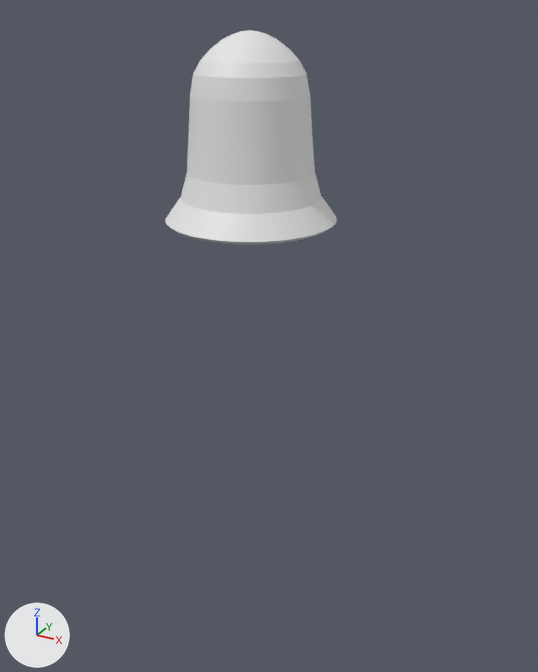
The Blender file Assets/Models/bellTower.blend, before and after one commit.
Camera for both pictures: a camera (50 mm lens) standing at (2.28, -3.91, 14.73) and looking at (0.13, -0.01, 12.78). Arrows for +X, +Y and +Z are at lower left; the lights stay in place. Mesh edges are drawn as thin lines on the coarser meshes.

Names of what the first picture shows: 'bell'.
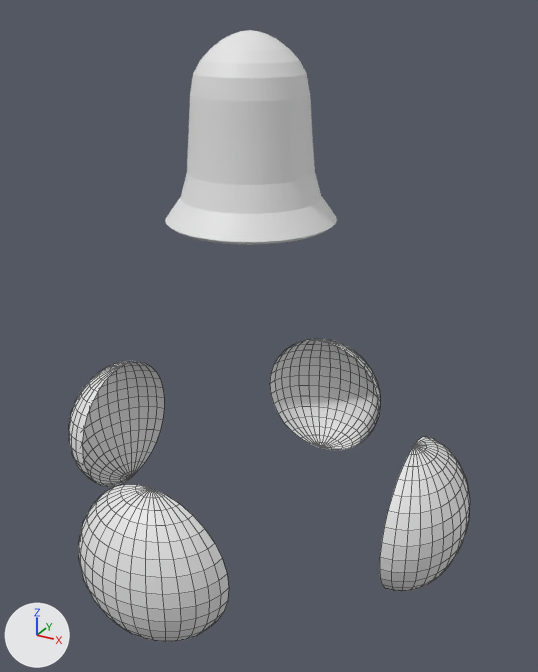
Location of each change, (x1, y1, x2, y2) in pixels of the pictures (538 x 672 px):
'light.001', added: after (79, 339, 470, 642)
'light', shown: after (69, 361, 164, 487)

The change, as a list of edits to the scene's bpy script:
```text
Add me_sphere_002:
    me_sphere_002.from_pydata(...)  # 771 vertices, 768 faces; spans x -3.05..3.05, y -7.13..-1.73, z -0.5..1.5
Change ob_light:
    remove ob_light.hide_viewport = True
Add ob_light_001:
    ob_light_001 = bpy.data.objects.new('light.001', me_sphere_002)
    ob_light_001.location = (-1.15, 0.0, 11.5)
    ob_light_001.rotation_euler = (0.0, 0.0, 1.571)  # degrees (0, 0, 90)
    ob_light_001.scale = (0.5, 0.375, 0.5)
```
